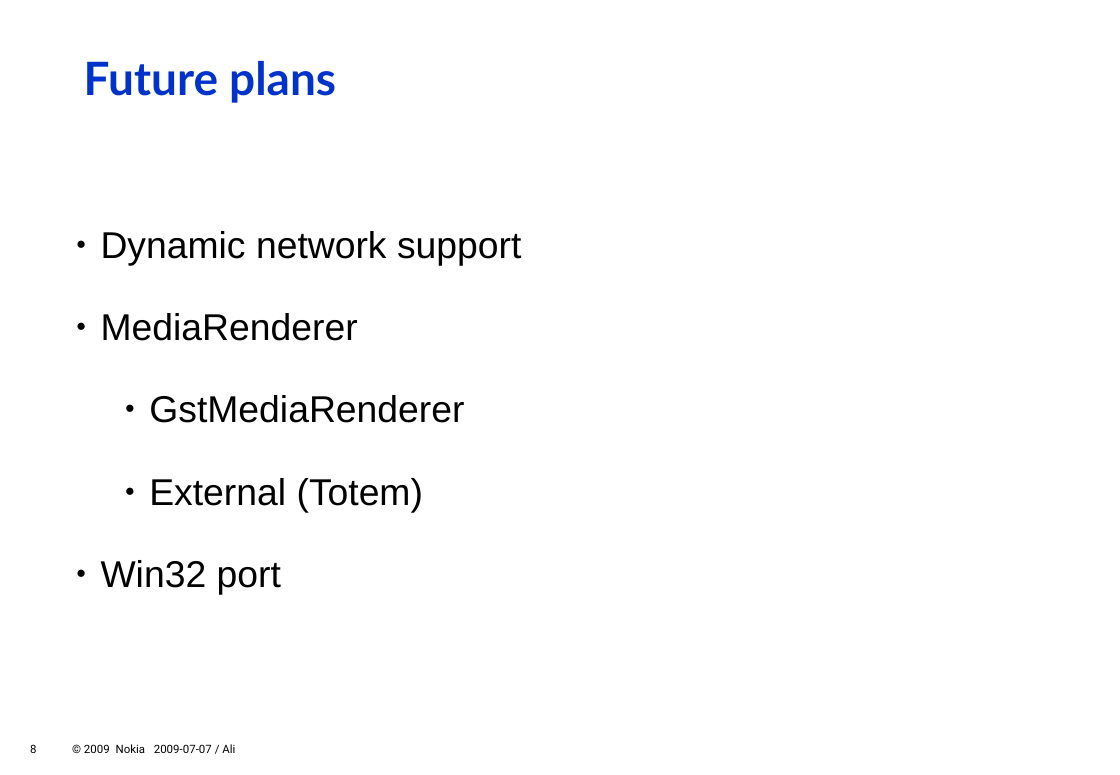
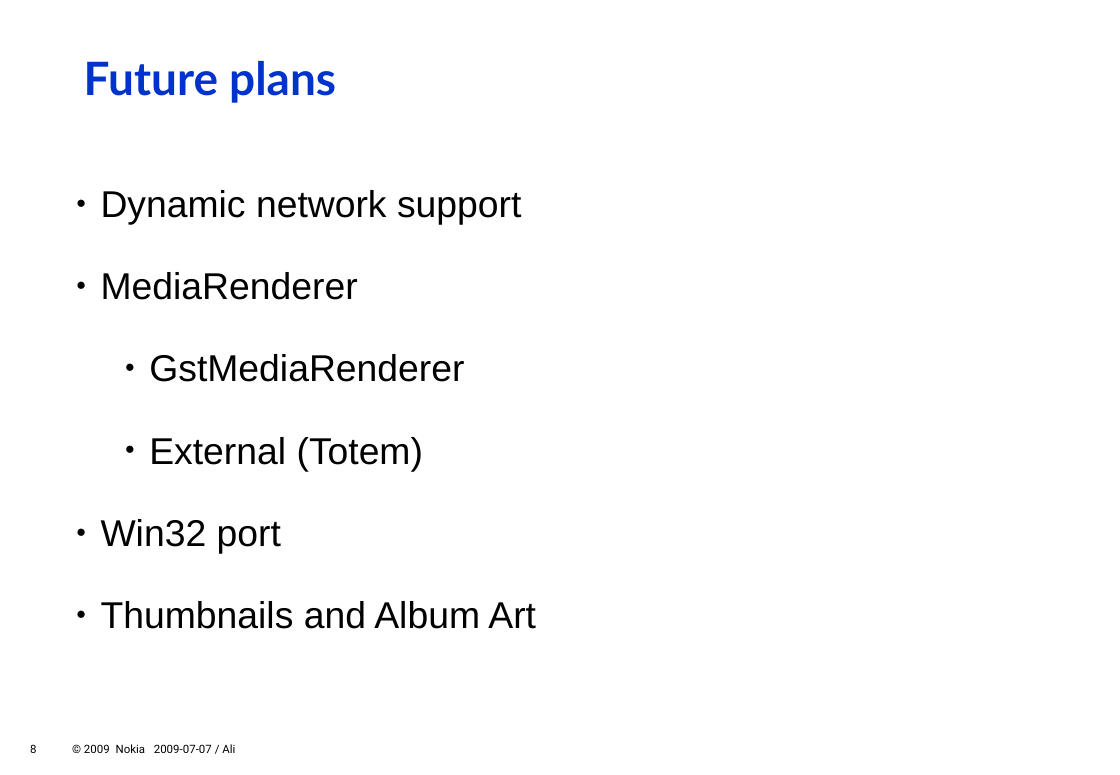
Before and after one commit to zeenix/rygel-presentation-2009, a slide deck: slide 8 of slides.odp. Drawn at 1120x775 pixels with LibreOffice and Linux fonts; fonts in the diff are those of the drawing; background and template pictures are left out. Boxes give left, top, right and bottom in pixels: in the first picture for what was removed or moved away, otherwise in the second. Text is boxed around its words. In the diff, an @@ line names an element or a change of style, - is before the commit and + after.

Commit message:
Add "thumbnails and albumart" to "future plans"

```diff
--- a/slides.odp
+++ b/slides.odp
@@ text at (101, 601, 536, 629): paragraph added @@
+  ● Thumbnails and Album Art
```
